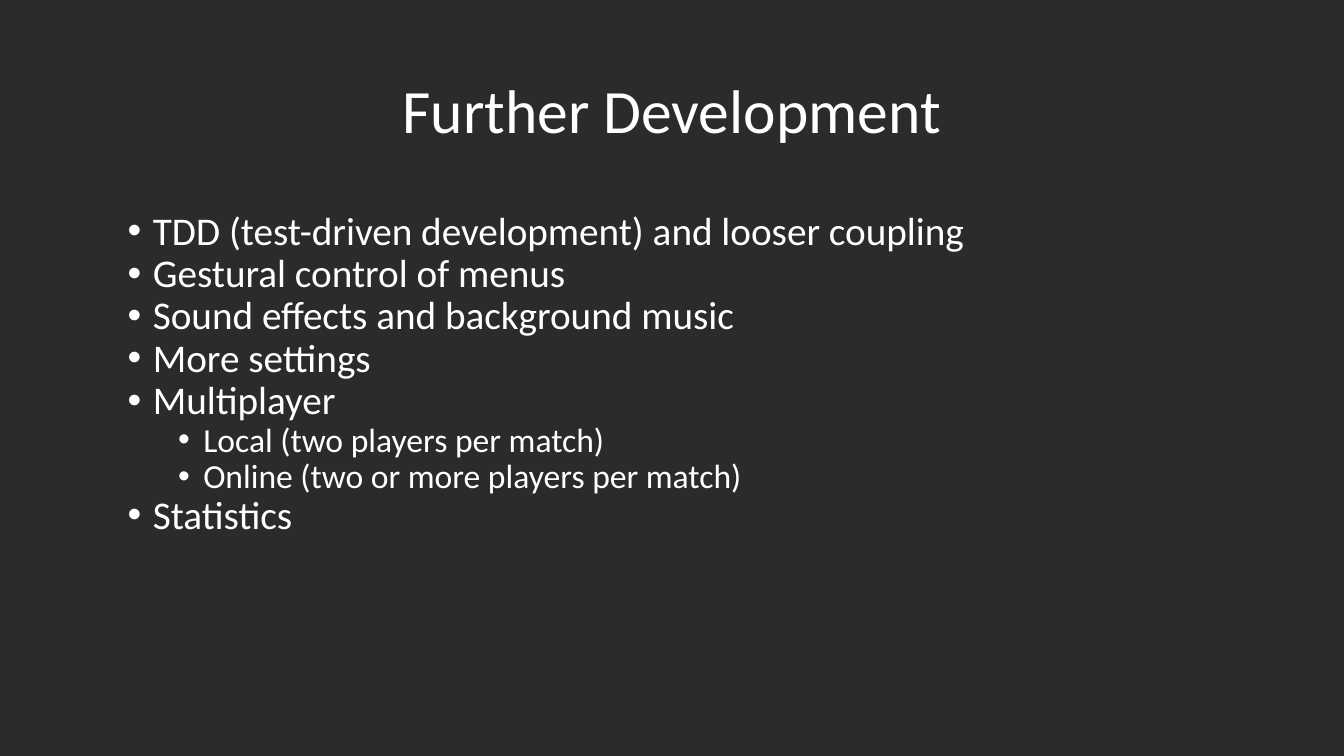
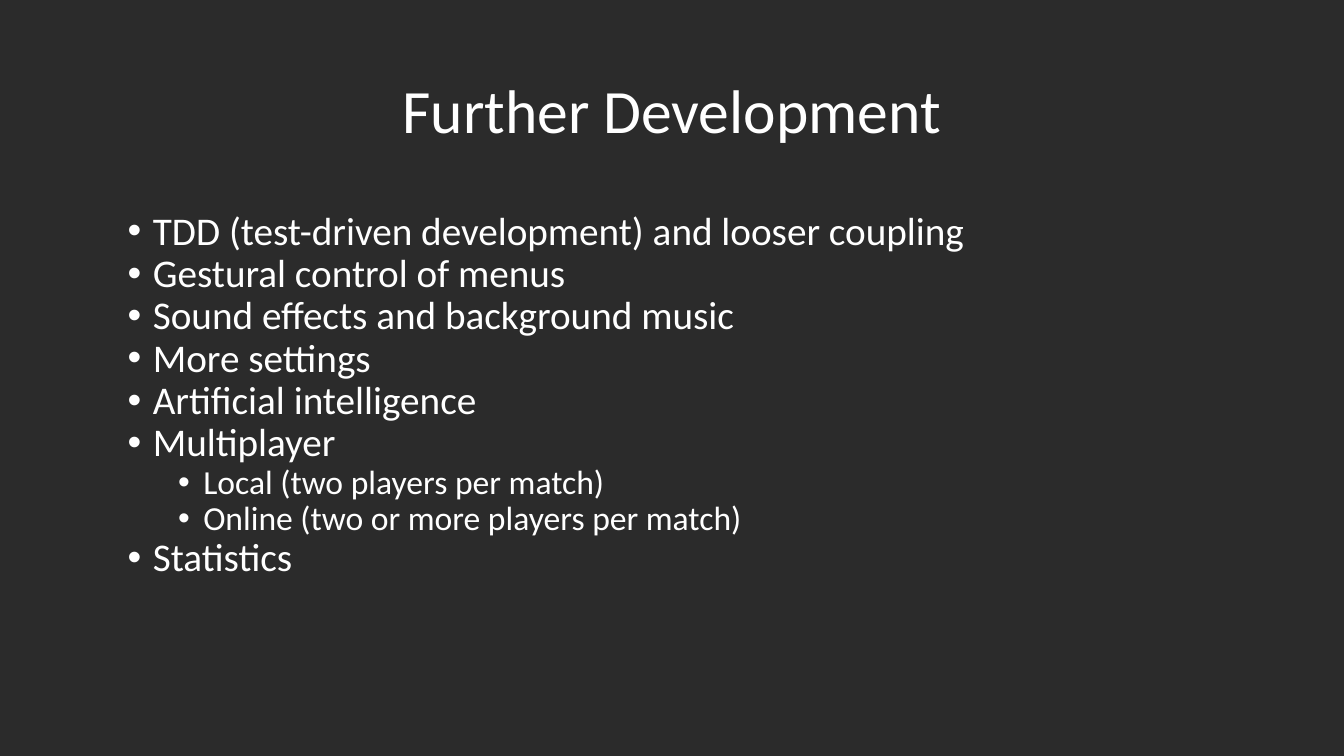
Before and after one commit to AJoshSims/3D-Gesture-Controlled-Pong, a slide deck: slide 18 of documents/presentations/spring.pptx. Drawn at 1344x756 pixels with LibreOffice and Linux fonts; fonts in the diff are those of the drawing; background and template pictures are left out; a plain dark background stands for a picture behind light text. Boxes give left, top, right and bottom in pixels: in the first picture for what was removed or moved away, otherwise in the second. Text is boxed around its words. In the diff, an @@ line names an element or a change of style, - is before the commit and + after.

```diff
--- a/documents/presentations/spring.pptx
+++ b/documents/presentations/spring.pptx
@@ text at (153, 386, 476, 421): paragraph added @@
+• Artificial intelligence
```
Also in this commit, not shown: 30 other files.
